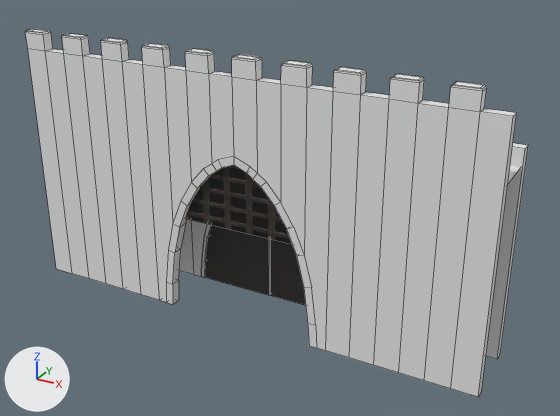
One commit to the FBX model Assets/MainProject/Assets/FBX/castle/castleGate.fbx: the scene before it, then after it.
Before and after are seen from a 50 mm lens placed at (4.43, -7.03, 5.17), pointed at (0.31, 0.45, 1.43). Lighting does not change. The marker at lower left points along +X, +Y and +Z. Mesh edges are drawn as thin lines.

Objects in the first picture: 'GateHouse', 'mainGateL', 'mainGateR', 'movableGate'.
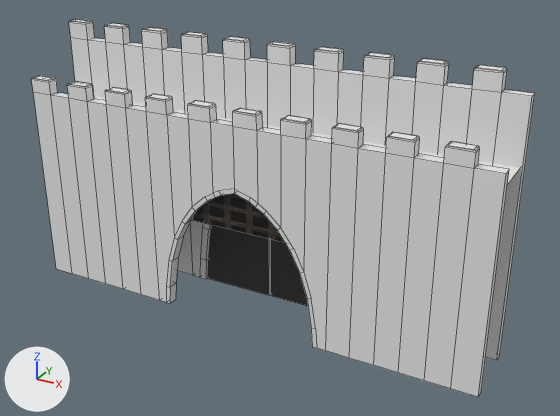
Boxes [x1, y1, x2, y2] around the edits, measured in the pictures (560 x 416 px; the box of a moved part takes in the faces that stretch with it):
'GateHouse', reshaped: before [25, 29, 528, 397]; after [31, 19, 535, 397]
'movableGate', reshaped (11% narrower, 36% shorter): before [185, 165, 292, 244]; after [190, 193, 285, 243]
part 1 of me_cube_002, moved or reshaped: before [179, 143, 528, 359]; after [31, 76, 509, 391]
part 2 of me_cube_002, moved or reshaped: before [25, 29, 517, 391]; after [69, 19, 535, 360]

Diff of the bpy script that builds the scene:
```diff
--- a/Assets/MainProject/Assets/FBX/castle/castleGate.fbx.py
+++ b/Assets/MainProject/Assets/FBX/castle/castleGate.fbx.py
@@ me_plane_001 @@
 # used by ob_movablegate; location = (0.0, 0.0, 1.236); rotation_euler = (0.0, 0.0, -3.142), in degrees (0, 0, -180); scale = (-0.01, -0.01, -0.01)
 # verts and faces of me_plane_001; kept vertices keep their numbers, new ones are numbered from 4
 # before: 0 (-119.0, 0.0, -183.0), 1 (119.0, 0.0, -183.0), 2 (-119.0, 0.0, 0.0), 3 (119.0, 0.0, 0.0)
-me_plane_001.from_pydata(...)  # 4 vertices, 1 face; spans x -119.0..119.0, y 0.0, z -183.0..0.0
+me_plane_001.from_pydata(...)  # 4 vertices, 1 face; spans x -119.0..119.0, y 0.0, z -92.0..0.0
+# me_plane_001 part 3
+delete_vertices([0, 1])  # with the faces that use them
+verts[4] = (-119.0, 0.0, -92.0)
+verts[5] = (119.0, 0.0, -92.0)
+faces += [(2, 4, 5, 3)]
 me_plane_001.materials.append(mat_gate)
@@ me_cube_002 @@
 # used by ob_gatehouse; location = (0.0, 0.0, 0.0); rotation_euler = (-1.571, 0.0, -3.142), in degrees (-90, 0, -180); scale = (-0.01, -0.01, -0.01)
-me_cube_002.from_pydata(...)  # 536 vertices, 503 faces; spans x -300.0..301.0, y -1.0..333.0, z -6.0..86.0
+me_cube_002.from_pydata(...)  # 536 vertices, 503 faces; spans x -300.0..301.0, y -1.0..333.0, z -7.0..83.0
+# me_cube_002 part 1: the loose piece of 266 vertices spanning x -300.0..301.0, y -1.0..273.0, z 73.0..86.0 is moved by (0.0, 0.0, -79.0)
+# me_cube_002 part 2: 266 of 536 vertices moved; they spanned x -300.0..301.0, y -1.0..333.0, z -6.0..6.0 and now span x -300.0..301.0, y -1.0..333.0, z 70.0..83.0; mean shift (0.0, -1.0, 77.0); largest move (-16.0, 203.0, 6.0) -> (-16.0, 191.0, 83.0)
 me_cube_002.materials.append(mat_brick)
```
